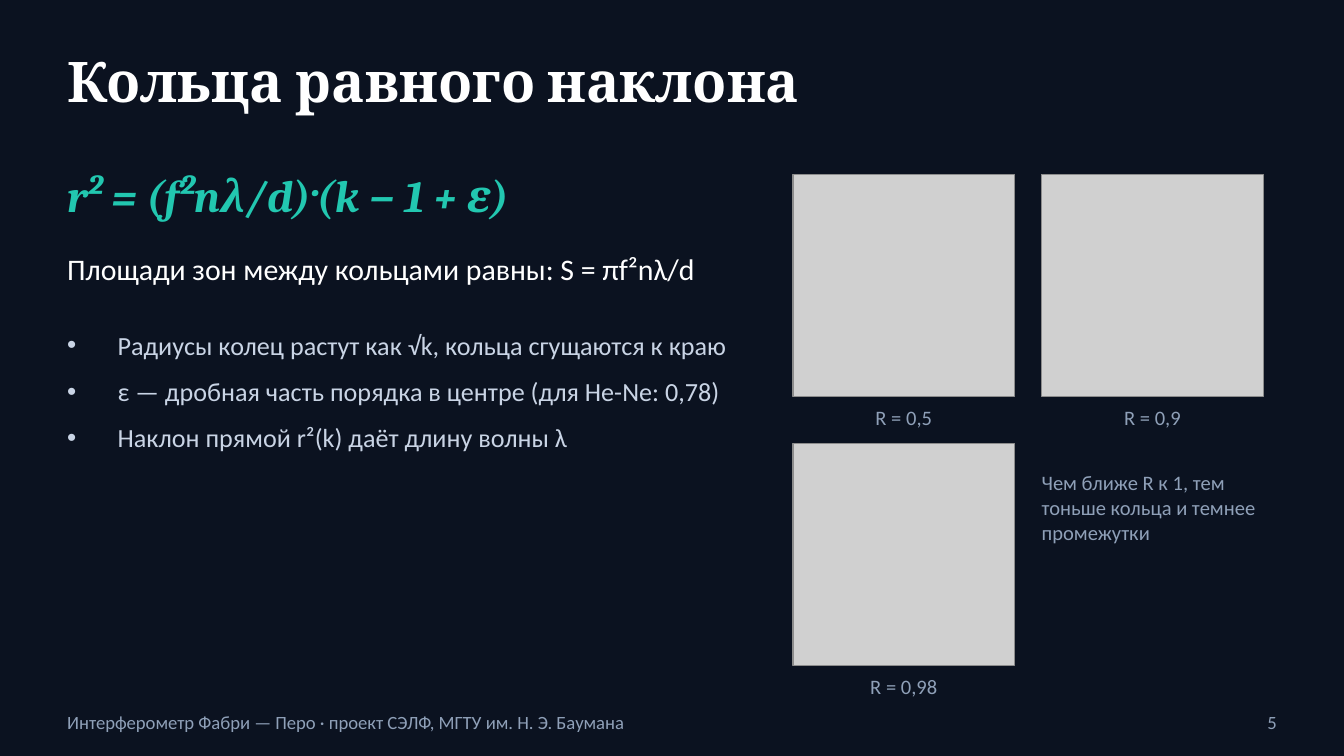
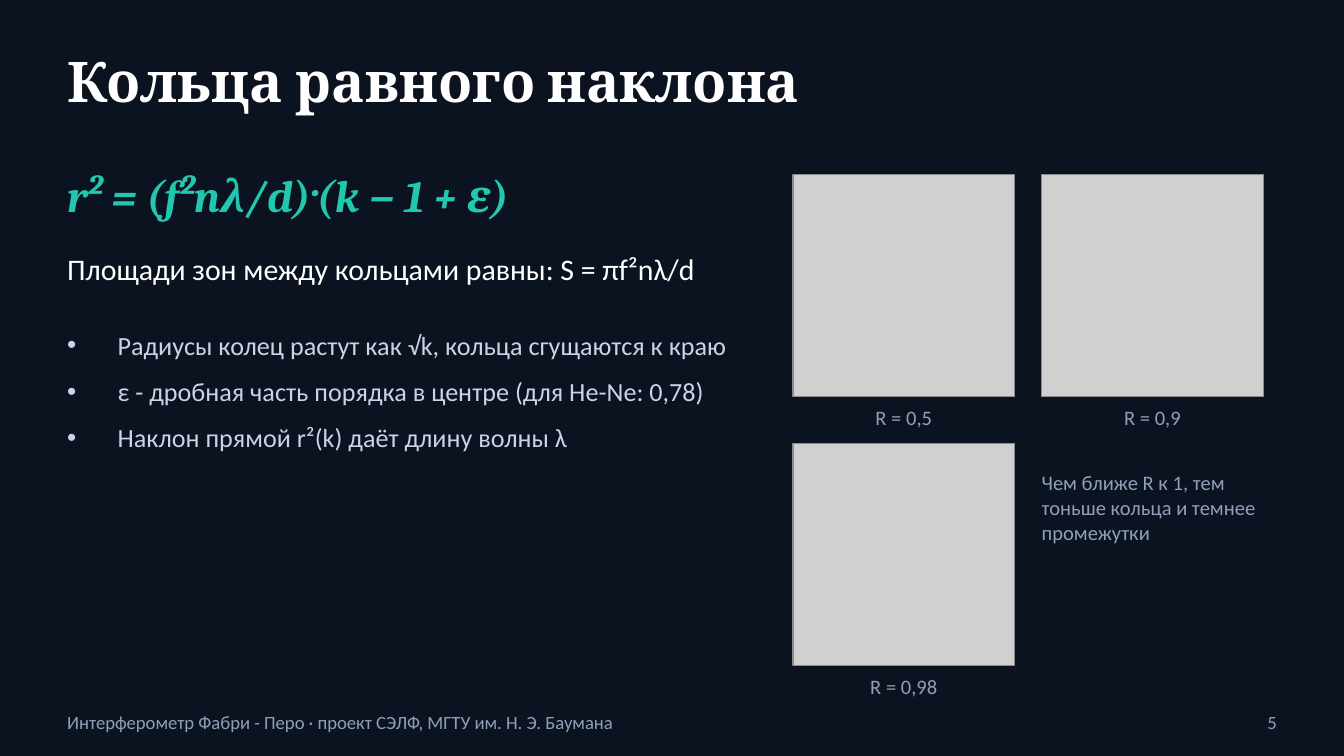
Before and after one commit to rookspooks-blip/fabry-pertotq, a slide deck: slide 5 of docs/politehnika/prezentaciya.pptx. Drawn at 1344x756 pixels with LibreOffice and Linux fonts; fonts in the diff are those of the drawing; grey boxes stand for pictures. Boxes give left, top, right and bottom in pixels: in the first picture for what was removed or moved away, otherwise in the second. Text is boxed around its words. In the diff, an @@ line names an element or a change of style, - is before the commit and + after.

```diff
--- a/docs/politehnika/prezentaciya.pptx
+++ b/docs/politehnika/prezentaciya.pptx
@@ text at <box>118,382,703,406</box>: text changed @@
-• ε — дробная часть порядка в центре (для He-Ne: 0,78)
+• ε - дробная часть порядка в центре (для He-Ne: 0,78)
@@ text at <box>67,716,613,732</box>: text changed @@
-Интерферометр Фабри — Перо · проект СЭЛФ, МГТУ им. Н. Э. Баумана
+Интерферометр Фабри - Перо · проект СЭЛФ, МГТУ им. Н. Э. Баумана
```
Also in this commit, not shown: 6 other slides changed, 1 slide added, 1 slide removed, 3 other files.
